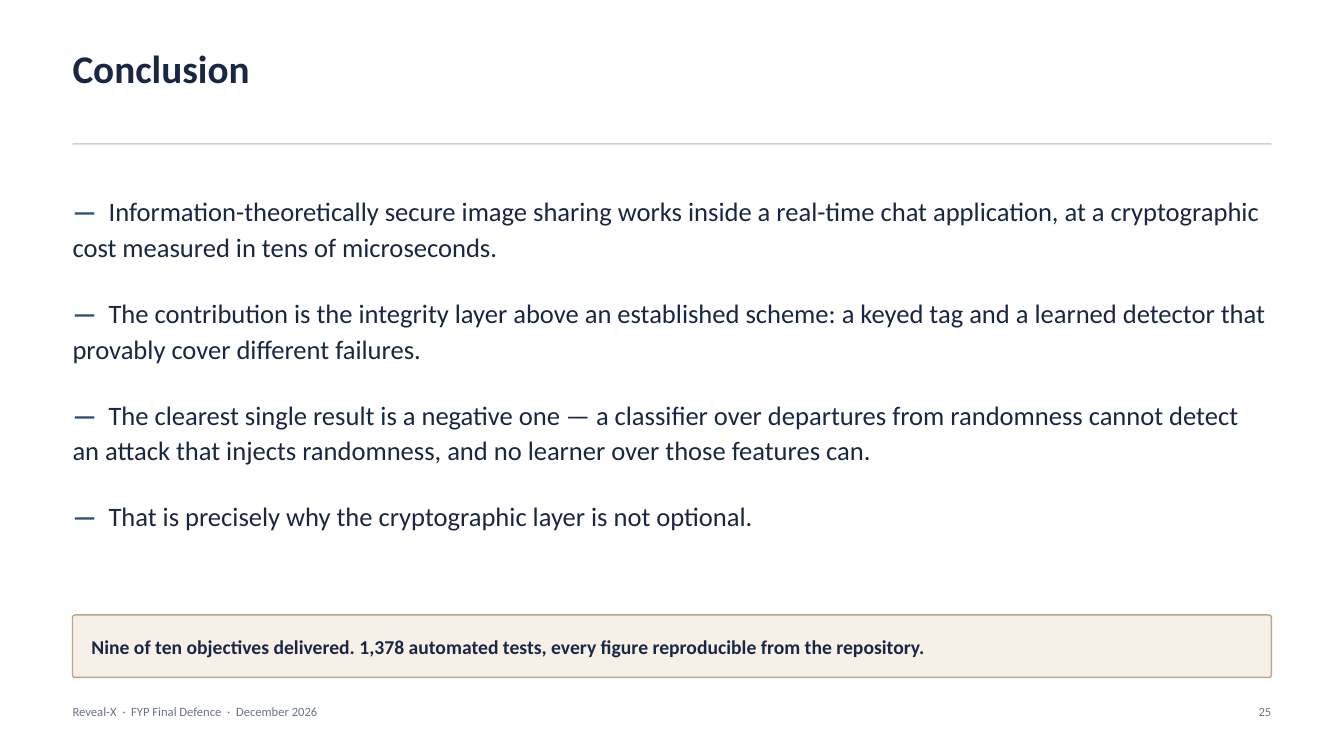
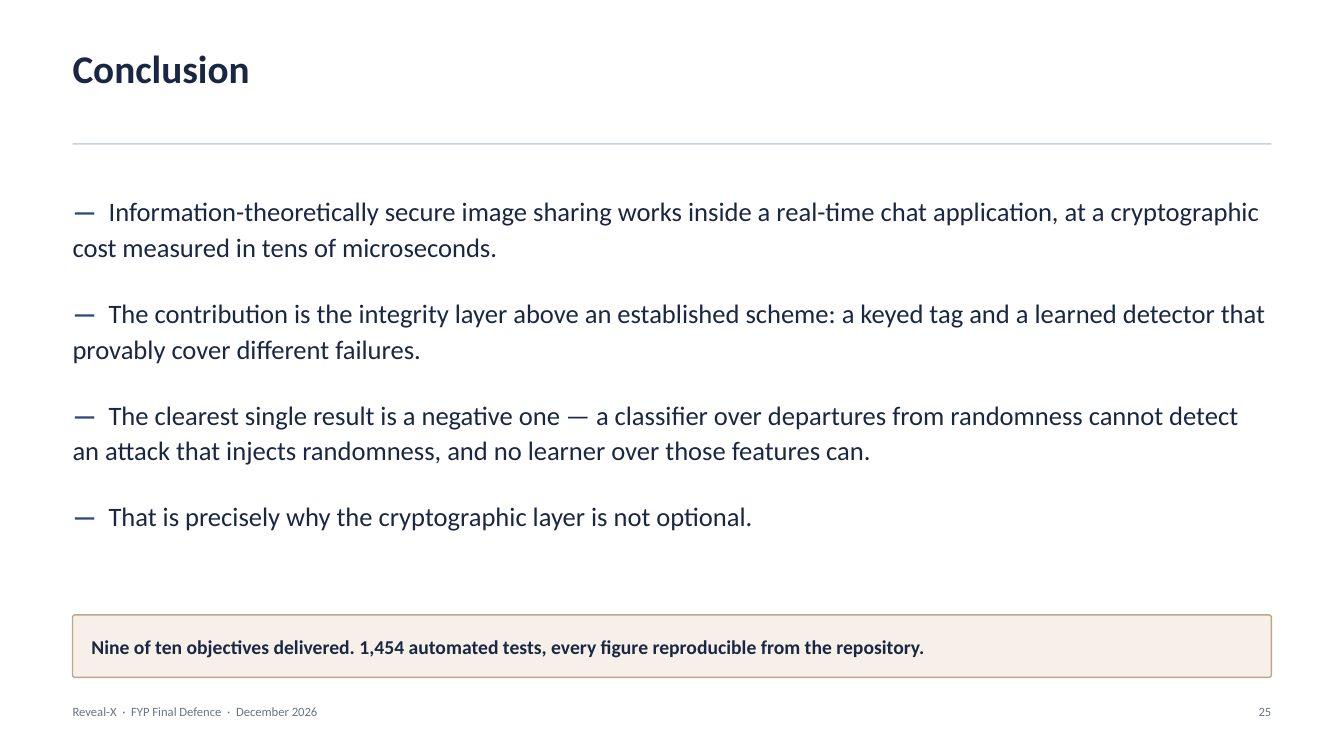
Before and after one commit to 1337PAIN/Reveal-X-chat, a slide deck: slide 25 of Reveal-X_FYP_Presentation.pptx. Drawn at 1344x756 pixels with LibreOffice and Linux fonts; fonts in the diff are those of the drawing. Boxes give left, top, right and bottom in pixels: in the first picture for what was removed or moved away, otherwise in the second. Text is boxed around its words. In the diff, an @@ line names an element or a change of style, - is before the commit and + after.

Commit message:
Bring the FYP report and deck up to usernames and the chat menu
FR-24 to FR-27 (unique usernames with a live check, the chat menu, chat
lock, block), 57 Socket.IO events with the new ones in the appendix, and
the counts: 1,190 server, 264 browser and 47 end-to-end tests, suite
runtime and lines of code.

```diff
--- a/Reveal-X_FYP_Presentation.pptx
+++ b/Reveal-X_FYP_Presentation.pptx
@@ text in rounded rectangle at [91,640,924,658]: text changed @@
-Nine of ten objectives delivered. 1,378 automated tests, every figure reproducible from the repository.
+Nine of ten objectives delivered. 1,454 automated tests, every figure reproducible from the repository.
```
Also in this commit, not shown: 1 other slide changed, 3 other files.
